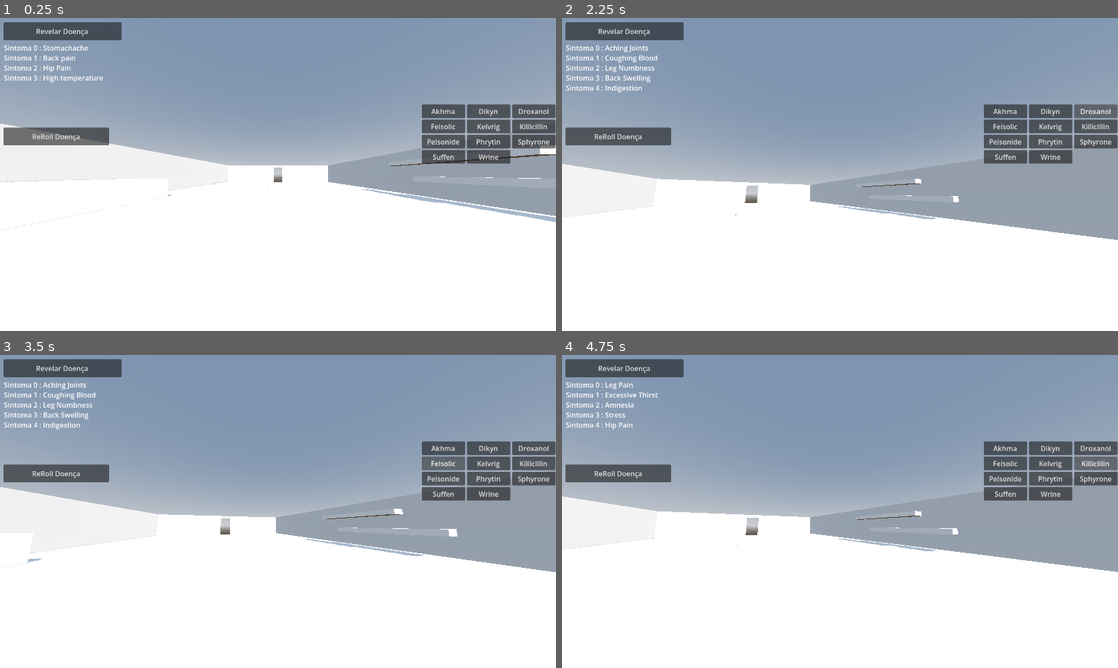
Above: before the commit, frames 1-4 (two rows, left to right).
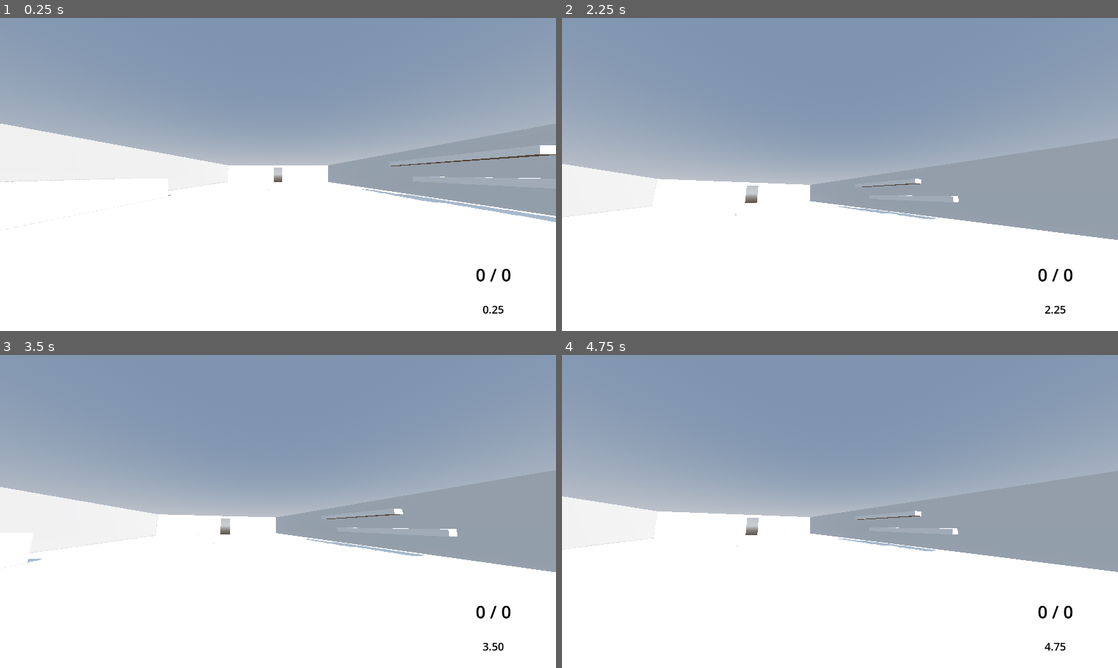
Above: after the commit, the same moments.

Repository: GianOM/wds
Game: Godot game, scene res://Ambientes/Main_Office.tscn
Same seed, same stepped clock (60 frames per second), same inputs: the game is played once before the commit and once after it.
Inputs (mouse positions are in pixels of both pictures, inside the frame that each line leads up to):
- Up to frame 1 (0.25 s): no input
- Up to frame 2 (2.25 s): click (1006, 111) at 0.5 s, where only the run before the commit has a clickable "Akhma"; click (1051, 111) at 1.25 s, where only the run before the commit has a clickable "Dikyn"; click (1095, 111) at 2 s, where only the run before the commit has a clickable "Droxanol"
- Up to frame 3 (3.5 s): click (444, 464) at 2.75 s, where only the run before the commit has a clickable "Felsolic"
- Up to frame 4 (4.75 s): click (1051, 464) at 3.5 s, where only the run before the commit has a clickable "Kelvrig"; click (1095, 464) at 4.25 s, where only the run before the commit has a clickable "Killicillin"

The runs differ from the first frame. In frame 1, 6.7% of the frame differs, in the area x 0-100%, y 1-95%; in frame 2, 6.8%; in frame 3, 6.8%; in frame 4, 6.7%.

Commit message:
Sistema de dar o Remedio aos Pacientes

Diff:
--- a/Ambientes/Main_Office.tscn
+++ b/Ambientes/Main_Office.tscn
@@ -2,6 +2,7 @@
 
 [ext_resource type="PackedScene" uid="uid://12c1kqyqrqyj" path="res://Player/Playable_Character.tscn" id="1_comex"]
 [ext_resource type="PackedScene" uid="uid://dqxcwmctsuyxq" path="res://Ambientes/Main Room/Main Room Models.glb" id="2_pm0r7"]
+[ext_resource type="PackedScene" uid="uid://hqhpgf4k8tei" path="res://Pacients/Pacients_Manager_Scene.tscn" id="3_aybpn"]
 
 [sub_resource type="ProceduralSkyMaterial" id="ProceduralSkyMaterial_comex"]
 sky_horizon_color = Color(0.66224277, 0.6717428, 0.6867428, 1)
@@ -102,4 +103,6 @@
 [node name="CollisionShape3D" type="CollisionShape3D" parent="Main Room Models/Walls Entrance/StaticBody3D" unique_id=567406296]
 shape = SubResource("ConcavePolygonShape3D_qv324")
 
+[node name="Pacients_Manager" parent="." unique_id=1675392447 instance=ExtResource("3_aybpn")]
+
 [editable path="Main Room Models"]
--- a/Doencas/Doenca_Resource.gd
+++ b/Doencas/Doenca_Resource.gd
@@ -14,3 +14,17 @@
 ## significa que o total de Tratamentos Possiveis é entre 1 e 3 Sintomas
 @export var Range_of_Cures: Vector2i
 @export var Possible_Cure: Array[Remedio]
+
+
+
+
+
+func Sintomas_em_Texto() -> String:
+
+	var Return_Text: String = ""
+
+	for i in range(List_of_Symptons.size()):
+		Return_Text += "Sintoma " + str(i) + " : " + List_of_Symptons[i].Symptom_Name + "\n"
+
+
+	return Return_Text
--- /dev/null
+++ b/Global_Managers/score_manager.gd
@@ -0,0 +1,6 @@
+extends Node
+
+
+
+var Total_de_Tentativas: int = 0
+var Total_de_Acertos: int = 0
--- a/Global_Managers/sickness_manager.gd
+++ b/Global_Managers/sickness_manager.gd
@@ -11,6 +11,8 @@
 var Doencas_DB: Array
 var Remedios_DB: Array
 var Sintomas_DB: Array
+
+var Decider_RNG: RandomNumberGenerator = RandomNumberGenerator.new()
 
 
 func Load_Resources_into_Array(folder_path: String) -> Array:
@@ -40,7 +42,7 @@
 	for sintoma in Lista_de_Sintomas:
 		Peso_Total_dos_Sintomas += sintoma.Symptoms_Commonality
 
-	var Decider_RNG: RandomNumberGenerator = RandomNumberGenerator.new()
+
 	var Random_Float: float = Decider_RNG.randf_range(0, Peso_Total_dos_Sintomas)
 
 	var i: int = 0
@@ -59,8 +61,6 @@
 func Montar_Possiveis_Doencas() -> void:
 
 	var remedio_iter: int = 0
-	var Decider_RNG: RandomNumberGenerator = RandomNumberGenerator.new()
-
 
 
 	for minha_doenca in Doencas_DB:
@@ -75,8 +75,6 @@
 
 			var Temp_Sintoma: Sintoma = Local_Symptoms_Copy.pop_at(Clamped_Index)
 			minha_doenca.List_of_Symptons.append(Temp_Sintoma)
-
-
 
 
 
@@ -108,3 +106,10 @@
 	Montar_Possiveis_Doencas()
 
 	Diseases_Loaded.emit()
+
+
+
+func Draw_Sickness_from_Pool() -> Doenca:
+
+	var Doenca_Index: int = Decider_RNG.randi_range(0, Doencas_DB.size()-1)
+	return Doencas_DB[Doenca_Index]
--- /dev/null
+++ b/Pacients/Pacient_Instance.tscn
@@ -0,0 +1,63 @@
+[gd_scene format=3 uid="uid://cvog1aa5pvj6s"]
+
+[ext_resource type="Script" uid="uid://t3i8kvuyd733" path="res://Pacients/Pacient_Main_Script.gd" id="1_o31nd"]
+
+[sub_resource type="CylinderMesh" id="CylinderMesh_astb7"]
+resource_local_to_scene = true
+
+[sub_resource type="StandardMaterial3D" id="StandardMaterial3D_o31nd"]
+resource_local_to_scene = true
+albedo_color = Color(0.78431374, 0, 0.101960786, 1)
+
+[sub_resource type="CylinderShape3D" id="CylinderShape3D_o31nd"]
+height = 2.8168945
+radius = 2.0078125
+
+[node name="PacientInstance" type="CharacterBody3D" unique_id=1624670727]
+script = ExtResource("1_o31nd")
+
+[node name="Debug_Mesh" type="MeshInstance3D" parent="." unique_id=1244330368]
+transform = Transform3D(1, 0, 0, 0, 1, 0, 0, 0, 1, 0, 0.9963317, 0)
+mesh = SubResource("CylinderMesh_astb7")
+surface_material_override/0 = SubResource("StandardMaterial3D_o31nd")
+
+[node name="Symptoms Text" type="Label3D" parent="." unique_id=2103174557]
+transform = Transform3D(1, 0, 0, 0, 1, 0, 0, 0, 1, -0.0044414997, 2.2609172, 0)
+visible = false
+pixel_size = 0.001
+billboard = 2
+no_depth_test = true
+texture_filter = 5
+text = "Sintomas:
+Obamna"
+font_size = 200
+outline_size = 60
+
+[node name="Time_Untill_Die" type="Label3D" parent="." unique_id=305818358]
+transform = Transform3D(1, 0, 0, 0, 1, 0, 0, 0, 1, 0.9559781, 1.3037231, 0)
+pixel_size = 0.001
+billboard = 2
+no_depth_test = true
+texture_filter = 5
+text = "50 s"
+font_size = 200
+outline_size = 60
+
+[node name="Area3D" type="Area3D" parent="." unique_id=905573342]
+collision_layer = 0
+
+[node name="CollisionShape3D" type="CollisionShape3D" parent="Area3D" unique_id=596926475]
+transform = Transform3D(1, 0, 0, 0, 1, 0, 0, 0, 1, 0, 1.401123, 0)
+shape = SubResource("CylinderShape3D_o31nd")
+
+[node name="Wait_Untill_Kill_Timer" type="Timer" parent="." unique_id=2141252141]
+wait_time = 5.0
+
+[node name="Time_Untill_Death" type="Timer" parent="." unique_id=1135857456]
+wait_time = 50.0
+autostart = true
+
+[connection signal="body_entered" from="Area3D" to="." method="_on_Player_Entered_my_Range"]
+[connection signal="body_exited" from="Area3D" to="." method="_on_Player_Left_My_Range"]
+[connection signal="timeout" from="Wait_Untill_Kill_Timer" to="." method="_on_Kill_Timer_Timeout"]
+[connection signal="timeout" from="Time_Untill_Death" to="." method="_on_Kill_Timer_Timeout"]
--- /dev/null
+++ b/Pacients/Pacient_Main_Script.gd
@@ -0,0 +1,81 @@
+class_name Paciente
+extends CharacterBody3D
+
+@onready var debug_mesh: MeshInstance3D = $Debug_Mesh
+@onready var symptoms_text: Label3D = $"Symptoms Text"
+
+var Minha_Doenca: Doenca
+
+@onready var wait_untill_kill_timer: Timer = $Wait_Untill_Kill_Timer
+@onready var time_untill_death: Timer = $Time_Untill_Death
+
+@onready var time_untill_die: Label3D = $Time_Untill_Die
+
+func _ready() -> void:
+	Add_new_Sickness()
+
+
+
+
+
+func _physics_process(delta: float) -> void:
+
+
+	time_untill_die.text = " %.2f s" % time_untill_death.time_left
+
+
+	pass
+
+func Add_new_Sickness():
+
+	Minha_Doenca = SicknessManager.Draw_Sickness_from_Pool()
+	symptoms_text.text = Minha_Doenca.Sintomas_em_Texto()
+	#symptoms_text.show()
+
+
+
+
+func Compare_Medicine_With_Sickness(Medicine_Input_Name: String) -> bool:
+
+	for i in range(Minha_Doenca.Possible_Cure.size()):
+		if Minha_Doenca.Possible_Cure[i].Treatment_Name == Medicine_Input_Name:
+			return true
+
+	return false
+
+func _on_Medicine_Given(Medicine_Input_Name: String):
+
+	time_untill_death.stop()
+
+	var Medicine_Result: bool = Compare_Medicine_With_Sickness(Medicine_Input_Name)
+
+	if Medicine_Result == true:
+
+		debug_mesh.get_surface_override_material(0).set("albedo_color", Color(0.0, 1.0, 0.0, 1.0))
+		ScoreManager.Total_de_Acertos += 1
+
+	else:
+
+		debug_mesh.get_surface_override_material(0).set("albedo_color", Color(0.458, 0.458, 0.458, 1.0))
+
+	wait_untill_kill_timer.start()
+
+
+
+
+func _on_Kill_Timer_Timeout():
+	queue_free()
+
+
+
+
+func _on_Player_Entered_my_Range(Player_Body: Node3D):
+	if Player_Body is Jogador:
+		symptoms_text.show()
+		Player_Body.player_ui.Player_Selected_Medicine.connect(_on_Medicine_Given)
+
+
+func _on_Player_Left_My_Range(Player_Body: Node3D):
+	if Player_Body is Jogador:
+		symptoms_text.hide()
+		Player_Body.player_ui.Player_Selected_Medicine.disconnect(_on_Medicine_Given)
--- /dev/null
+++ b/Pacients/Pacients_Manager_Scene.tscn
@@ -0,0 +1,12 @@
+[gd_scene format=3 uid="uid://hqhpgf4k8tei"]
+
+[ext_resource type="Script" uid="uid://bottlw1qna5jt" path="res://Pacients/Pacients_manager.gd" id="1_gdb8o"]
+
+[node name="Pacients_Manager" type="Node3D" unique_id=1675392447]
+script = ExtResource("1_gdb8o")
+
+[node name="Spawn_Timer" type="Timer" parent="." unique_id=1501850435]
+wait_time = 10.0
+autostart = true
+
+[connection signal="timeout" from="Spawn_Timer" to="." method="_on_Spawn_Timer_Timeout"]
--- /dev/null
+++ b/Pacients/Pacients_manager.gd
@@ -0,0 +1,24 @@
+extends Node3D
+
+
+const PACIENT_INSTANCE = preload("uid://cvog1aa5pvj6s")
+
+const Minimum_Coordinates_XZ: Vector2 = Vector2(-10.0,0)
+const Maximum_Coordinates_XZ: Vector2 = Vector2(10.0,-32)
+
+var RNG_Main: RandomNumberGenerator = RandomNumberGenerator.new()
+
+func _on_Spawn_Timer_Timeout():
+
+	print("NEW PACIENT ARRIVED")
+
+	var New_Pacient: Paciente = PACIENT_INSTANCE.instantiate(PackedScene.GEN_EDIT_STATE_INSTANCE)
+	add_child(New_Pacient)
+
+	var New_Pacient_Spawn_X_Position: float = RNG_Main.randf_range(Minimum_Coordinates_XZ.x,
+															Maximum_Coordinates_XZ.x)
+
+	var New_Pacient_Spawn_Z_Position: float = RNG_Main.randf_range(Minimum_Coordinates_XZ.y,
+															Maximum_Coordinates_XZ.y)
+
+	New_Pacient.global_position = Vector3(New_Pacient_Spawn_X_Position, 0.0, New_Pacient_Spawn_Z_Position)
--- a/Player/Playable_Character.tscn
+++ b/Player/Playable_Character.tscn
@@ -10,6 +10,9 @@
 [sub_resource type="CapsuleMesh" id="CapsuleMesh_sxeib"]
 radius = 0.1
 height = 1.8
+
+[sub_resource type="BoxShape3D" id="BoxShape3D_q6p28"]
+size = Vector3(1.5498047, 1.8137207, 1.8537598)
 
 [node name="PlayableCharacter" type="CharacterBody3D" unique_id=1531290082]
 script = ExtResource("1_sxeib")
@@ -32,3 +35,10 @@
 transform = Transform3D(1, 0, 0, 0, 1, 0, 0, 0, 1, 0, 0.9, 0)
 layers = 2
 mesh = SubResource("CapsuleMesh_sxeib")
+
+[node name="Pacient_Detection_Zone" type="Area3D" parent="." unique_id=1892152103]
+collision_layer = 0
+
+[node name="CollisionShape3D" type="CollisionShape3D" parent="Pacient_Detection_Zone" unique_id=266967624]
+transform = Transform3D(1, 0, 0, 0, 1, 0, 0, 0, 1, 0, 0.90515137, -0.7236849)
+shape = SubResource("BoxShape3D_q6p28")
--- a/Player/Scripts/player_ui-SCRIPT.gd
+++ b/Player/Scripts/player_ui-SCRIPT.gd
@@ -1,6 +1,6 @@
 extends Control
 
-@onready var Debug_Symptoms: RichTextLabel = $Symptoms
+signal Player_Selected_Medicine(Medicine_Name: String)
 
 @onready var glossario_resumo: Array[String]
 @onready var indice: GridContainer = $Indice
@@ -22,8 +22,6 @@
 
 
 @onready var score: Label = $Score
-var Total_de_Tentativas: int = 0
-var Total_de_Acertos: int = 0
 
 
 
@@ -36,11 +34,15 @@
 		if is_Booking_Showing:
 
 			book_ui.close.pressed.emit()
+			indice.hide()
 
 
 		else:
 			book_ui.Open_Book()
 			is_Booking_Showing = true
+
+			indice.show()
+
 			Input.set_mouse_mode(Input.MOUSE_MODE_VISIBLE)
 
 
@@ -60,12 +62,9 @@
 
 	Local_Sickness_DB = SicknessManager.Doencas_DB
 	Local_Remedios_DB = SicknessManager.Remedios_DB
-
-	Debug_Symptoms.text = ""
 	#glossario_resumo.text = ""
 
 	Load_Remedios_Nomes()
-	Load_Symptoms()
 
 
 	Write_Diseases()
@@ -78,58 +77,31 @@
 	Total_Time += delta
 	tempo_total.text = "%.2f" % Total_Time
 
-	score.text = "%d / %d" % [Total_de_Acertos,Total_de_Tentativas]
+	score.text = "%d / %d" % [ScoreManager.Total_de_Acertos,ScoreManager.Total_de_Tentativas]
+
+
+
+
+
+func Load_Remedios_Nomes():
+
+	for i in range(Local_Remedios_DB.size()):
+		var Temporary_Button: Button = indice.get_child(i)
+		Temporary_Button.pressed.connect(_on_Remedio_Clicked.bind(Temporary_Button.text))
 
 
 
 
 
 
-func Load_Symptoms():
-
-	var Random_Number: int = Local_RNG.randi_range(0, 10)
-	Choosen_Disease = Local_Sickness_DB[Random_Number]
-
-	Choosen_Disease.List_of_Symptons.shuffle()
-
-	for i in range(Choosen_Disease.List_of_Symptons.size()):
-		Debug_Symptoms.text += "Sintoma " + str(i) + " : " + Choosen_Disease.List_of_Symptons[i].Symptom_Name + "\n"
-
-
-func Load_Remedios_Nomes():
-	for i in range(11):
-
-		var Temporary_Button: Button = indice.get_child(i)
-		Temporary_Button.pressed.connect(_on_Remedio_Clicked.bind(Temporary_Button.text))
-
-
-
-
-func _on_Revelar_Doenca_button_Pressed():
-	Debug_Symptoms.text += "Resultado: " + Choosen_Disease.Disease_Name
-
-
-
-func _on_ReRoll_Doenca_button_Pressed():
-	Debug_Symptoms.text = ""
-
-	Load_Symptoms()
 
 
 func _on_Remedio_Clicked(Remedio_Name: String):
 
-	Total_de_Tentativas += 1
+	ScoreManager.Total_de_Tentativas += 1
 
 	var Selected_Remedio: StringName = Remedio_Name
-
-	for meu_remedio in Choosen_Disease.Possible_Cure:
-		if meu_remedio.Treatment_Name == Selected_Remedio:
-
-			Total_de_Acertos += 1
-
-			_on_ReRoll_Doenca_button_Pressed()
-
-	#print(Selected_Remedio)
+	Player_Selected_Medicine.emit(Remedio_Name)
 
 
 
--- a/Player/UI Main/Player_UI.tscn
+++ b/Player/UI Main/Player_UI.tscn
@@ -16,6 +16,7 @@
 layout_mode = 1
 
 [node name="Indice" type="GridContainer" parent="." unique_id=1437465584]
+visible = false
 z_index = 1
 layout_mode = 1
 anchors_preset = -1
@@ -86,36 +87,13 @@
 layout_mode = 2
 text = "Wrine"
 
-[node name="Symptoms" type="RichTextLabel" parent="." unique_id=1807548986]
-layout_mode = 0
-offset_left = 9.0
-offset_top = 57.0
-offset_right = 286.0
-offset_bottom = 250.0
-text = "aaaaaaaaaaaaaaaaaaaaaaaaaaaaaaaaaaaaaaaaaaaaaaaaaaaaaaaaaaaaaaaaaaaaaaaaaaaaaaaaaaaaaaaaaaaaaaaaaaaaaaaaaaaaaaaaaaaa"
-
-[node name="Revelar Doenca" type="Button" parent="." unique_id=1629321173]
-layout_mode = 0
-offset_left = 8.0
-offset_top = 10.0
-offset_right = 280.0
-offset_bottom = 51.0
-text = "Revelar Doença"
-
-[node name="ReRoll Doenca" type="Button" parent="." unique_id=1282937896]
-layout_mode = 0
-offset_left = 8.0
-offset_top = 252.0
-offset_right = 251.0
-offset_bottom = 293.0
-text = "ReRoll Doença"
-
 [node name="Score" type="Label" parent="." unique_id=724538041]
 layout_mode = 0
 offset_left = 1036.0
 offset_top = 546.0
 offset_right = 1236.0
 offset_bottom = 635.0
+theme_override_colors/font_color = Color(0, 0, 0, 1)
 theme_override_font_sizes/font_size = 40
 text = "0/0"
 horizontal_alignment = 1
@@ -127,10 +105,8 @@
 offset_top = 626.0
 offset_right = 1275.0
 offset_bottom = 715.0
+theme_override_colors/font_color = Color(0, 0, 0, 1)
 theme_override_font_sizes/font_size = 25
 text = "0.0"
 horizontal_alignment = 1
 vertical_alignment = 1
-
-[connection signal="pressed" from="Revelar Doenca" to="." method="_on_Revelar_Doenca_button_Pressed"]
-[connection signal="pressed" from="ReRoll Doenca" to="." method="_on_ReRoll_Doenca_button_Pressed"]
--- a/project.godot
+++ b/project.godot
@@ -18,11 +18,14 @@
 [autoload]
 
 SicknessManager="*uid://c106ym70g8xmo"
+ScoreManager="*uid://crtx3hqhwi23x"
 
 [display]
 
 window/size/viewport_width=1280
 window/size/viewport_height=720
+window/size/initial_position_type=4
+window/size/borderless=true
 window/stretch/mode="viewport"
 
 [file_customization]
@@ -31,6 +34,7 @@
 "res://Ambientes/": "red",
 "res://Doencas/": "green",
 "res://Global_Managers/": "purple",
+"res://Pacients/": "orange",
 "res://Player/": "yellow"
 }
 
Not shown, added: Global_Managers/score_manager.gd.uid
Not shown, added: Pacients/Pacient_Main_Script.gd.uid
Not shown, added: Pacients/Pacients_manager.gd.uid
